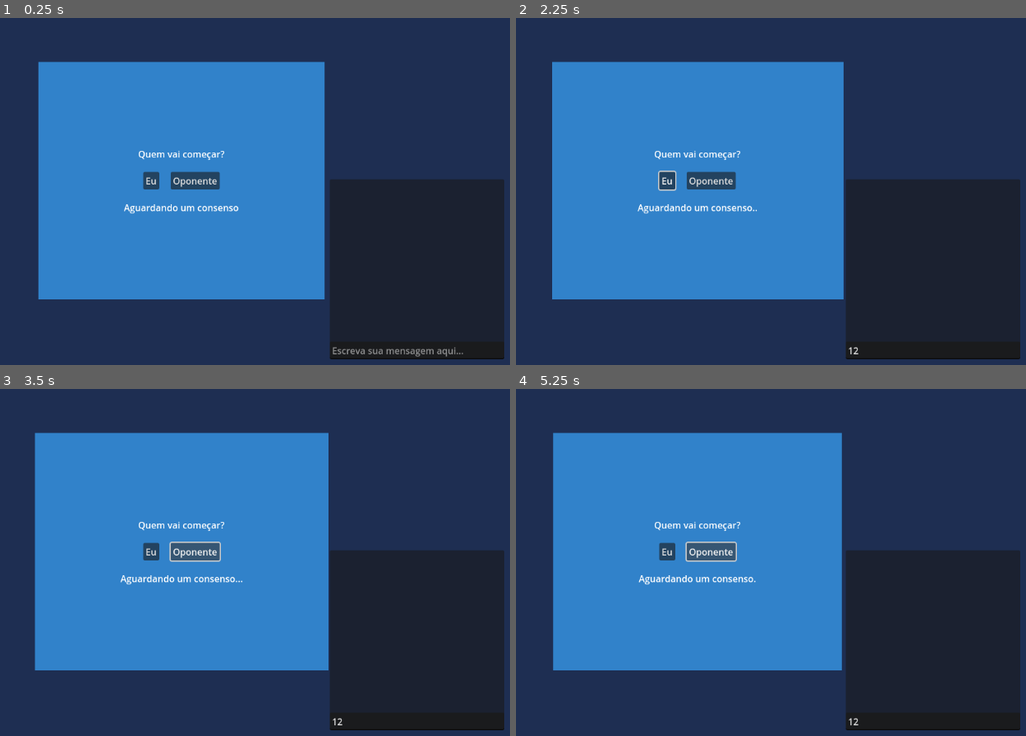
Above: before the commit, frames 1-4 (two rows, left to right).
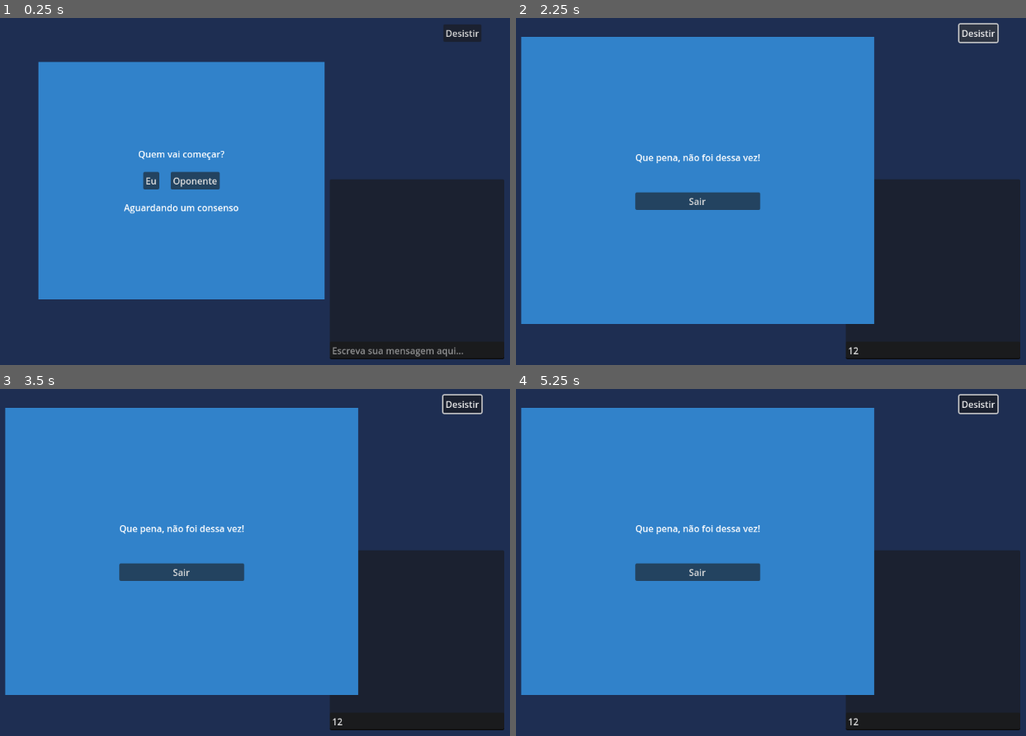
Above: after the commit, the same moments.

Repository: Rudigus/seega
Game: Godot game, scene res://cenas/partida.tscn
Two runs of this game, one before a commit and one after it. Both use one fixed random seed, a clock stepped at 60 frames per second and the inputs below. This scene is started directly instead of the project's main scene.
Inputs (mouse positions are in pixels of both pictures, inside the frame that each line leads up to):
- Up to frame 1 (0.25 s): no input
- Up to frame 2 (2.25 s): click (934, 351) at 0.52 s; type "12" at 0.6 s; click "Eu" at 1.25 s; click (980, 31) at 2 s, where only the run after the commit has a clickable "Desistir"
- Up to frame 3 (3.5 s): click "Oponente" at 2.75 s
- Up to frame 4 (5.25 s): click "Eu" at 3.5 s; click (980, 402) at 4.25 s, where only the run after the commit has a clickable "Desistir"; click "Oponente" at 5 s

The runs differ from the first frame. In frame 1, 0.4% of the frame differs, in the area x 86-95%, y 1-7%; in frame 2, 21%; in frame 3, 21%; in frame 4, 22%, in the area x 0-95%, y 1-89%.
Error before the commit: Cannot call method 'put_u8' on a null value. (res://scripts/gerenciador_conexao.gd:26)
Error after the commit: Cannot call method 'put_u8' on a null value. (res://scripts/gerenciador_conexao.gd:27)

Commit message:
Implementa desistência

Diff:
--- a/cenas/partida.tscn
+++ b/cenas/partida.tscn
@@ -68,6 +68,17 @@
 grow_horizontal = 2
 text = "Etapa 1"
 label_settings = SubResource("LabelSettings_s6ucg")
+
+[node name="BotaoDesistir" type="Button" parent="HUD"]
+anchors_preset = 1
+anchor_left = 1.0
+anchor_right = 1.0
+offset_left = -117.0
+offset_top = 50.0
+offset_right = -50.0
+offset_bottom = 81.0
+grow_horizontal = 0
+text = "Desistir"
 
 [node name="Chat" parent="HUD" instance=ExtResource("3_s8iwo")]
 anchors_preset = 3
@@ -143,11 +154,46 @@
 text = "Turno do Oponente"
 label_settings = SubResource("LabelSettings_i8xwi")
 
+[node name="PainelFinal" type="PanelContainer" parent="HUD"]
+visible = false
+anchors_preset = 8
+anchor_left = 0.5
+anchor_top = 0.5
+anchor_right = 0.5
+anchor_bottom = 0.5
+offset_left = -20.0
+offset_top = -20.0
+offset_right = 20.0
+offset_bottom = 20.0
+grow_horizontal = 2
+grow_vertical = 2
+theme_override_styles/panel = ExtResource("4_s6ucg")
+
+[node name="MarginContainer" type="MarginContainer" parent="HUD/PainelFinal"]
+layout_mode = 2
+theme_override_constants/margin_left = 200
+theme_override_constants/margin_top = 200
+theme_override_constants/margin_right = 200
+theme_override_constants/margin_bottom = 200
+
+[node name="VBoxContainer" type="VBoxContainer" parent="HUD/PainelFinal/MarginContainer"]
+layout_mode = 2
+theme_override_constants/separation = 50
+
+[node name="MensagemFinal" type="Label" parent="HUD/PainelFinal/MarginContainer/VBoxContainer"]
+layout_mode = 2
+
+[node name="VoltarMenu" type="Button" parent="HUD/PainelFinal/MarginContainer/VBoxContainer"]
+layout_mode = 2
+text = "Sair"
+
 [node name="AnimationPlayer" type="AnimationPlayer" parent="."]
 libraries = {
 &"": SubResource("AnimationLibrary_i8xwi")
 }
 autoplay = "label_carregando"
 
+[connection signal="pressed" from="HUD/BotaoDesistir" to="." method="_on_botao_desistir_pressed"]
 [connection signal="pressed" from="HUD/PainelQuemComeca/MarginContainer/VBoxContainer/HBoxContainer/BotaoEu" to="." method="_on_botao_eu_pressed"]
 [connection signal="pressed" from="HUD/PainelQuemComeca/MarginContainer/VBoxContainer/HBoxContainer/BotaoOponente" to="." method="_on_botao_oponente_pressed"]
+[connection signal="pressed" from="HUD/PainelFinal/MarginContainer/VBoxContainer/VoltarMenu" to="." method="_on_voltar_menu_pressed"]
--- a/scripts/gerenciador_conexao.gd
+++ b/scripts/gerenciador_conexao.gd
@@ -8,6 +8,7 @@
 	MOVE_PECA,
 	FINALIZA_TURNO,
 	PROXIMA_ETAPA,
+	FINALIZA_PARTIDA, # Vencedor -> Jogador local: 0, Oponente: 1
 	CHAT
 }
 
@@ -37,6 +38,8 @@
 			socket.put_u8(int(mensagem[1].y))
 		TipoMensagem.FINALIZA_TURNO, TipoMensagem.PROXIMA_ETAPA:
 			pass
+		TipoMensagem.FINALIZA_PARTIDA:
+			socket.put_u8(mensagem)
 		TipoMensagem.CHAT:
 			socket.put_string(mensagem)
 
@@ -60,6 +63,8 @@
 				mensagem.append(Vector2(x, y))
 			TipoMensagem.FINALIZA_TURNO, TipoMensagem.PROXIMA_ETAPA:
 				mensagem = null
+			TipoMensagem.FINALIZA_PARTIDA:
+				mensagem = socket.get_u8()
 			TipoMensagem.CHAT:
 				mensagem = socket.get_string()
 		mensagem_recebida.emit(tipo, mensagem)
--- a/scripts/partida.gd
+++ b/scripts/partida.gd
@@ -6,9 +6,13 @@
 @onready var animation_player: AnimationPlayer = $AnimationPlayer
 @onready var rotulo_etapa: Label = $HUD/RotuloEtapa
 @onready var rotulo_jogador: Label = $HUD/RotuloJogador
+@onready var mensagem_final: Label = $HUD/PainelFinal/MarginContainer/VBoxContainer/MensagemFinal
+@onready var painel_final: PanelContainer = $HUD/PainelFinal
 
 const STRING_SEU_TURNO = "Seu Turno"
 const STRING_TURNO_OPONENTE = "Turno do Oponente"
+const STRING_VENCEDOR = "Parabéns, você venceu!!!"
+const STRING_PERDEDOR = "Que pena, não foi dessa vez!"
 
 var jogador_escolhido = null
 var meu_turno: bool = false
@@ -68,6 +72,8 @@
 			iniciar_turno()
 		GerenciadorConexao.TipoMensagem.PROXIMA_ETAPA:
 			iniciar_proxima_etapa()
+		GerenciadorConexao.TipoMensagem.FINALIZA_PARTIDA:
+			finalizar_partida(mensagem)
 		GerenciadorConexao.TipoMensagem.CHAT:
 			chat.adicionar_mensagem_oponente(tipo, mensagem)
 
@@ -102,3 +108,18 @@
 func iniciar_proxima_etapa():
 	etapa_atual = 1
 	rotulo_etapa.text = "Etapa 2"
+
+func _on_botao_desistir_pressed() -> void:
+	var vencedor = 1
+	GerenciadorConexao.enviar_mensagem(GerenciadorConexao.TipoMensagem.FINALIZA_PARTIDA, 0)
+	finalizar_partida(vencedor)
+
+func finalizar_partida(vencedor: int):
+	painel_final.show()
+	if vencedor == 0:
+		mensagem_final.text = STRING_VENCEDOR
+	else:
+		mensagem_final.text = STRING_PERDEDOR
+
+func _on_voltar_menu_pressed() -> void:
+	get_tree().change_scene_to_file("res://cenas/menu_principal.tscn")
